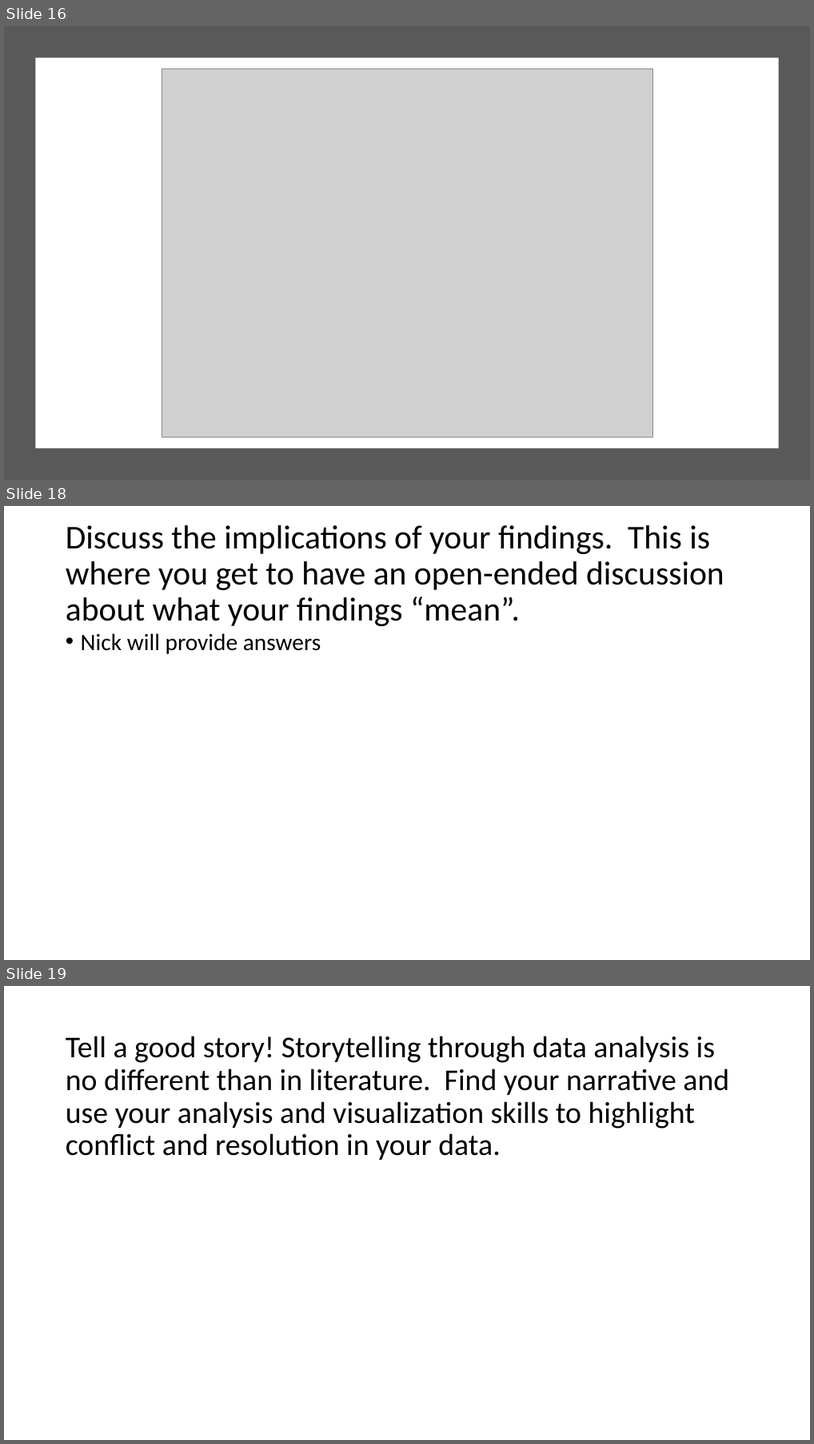
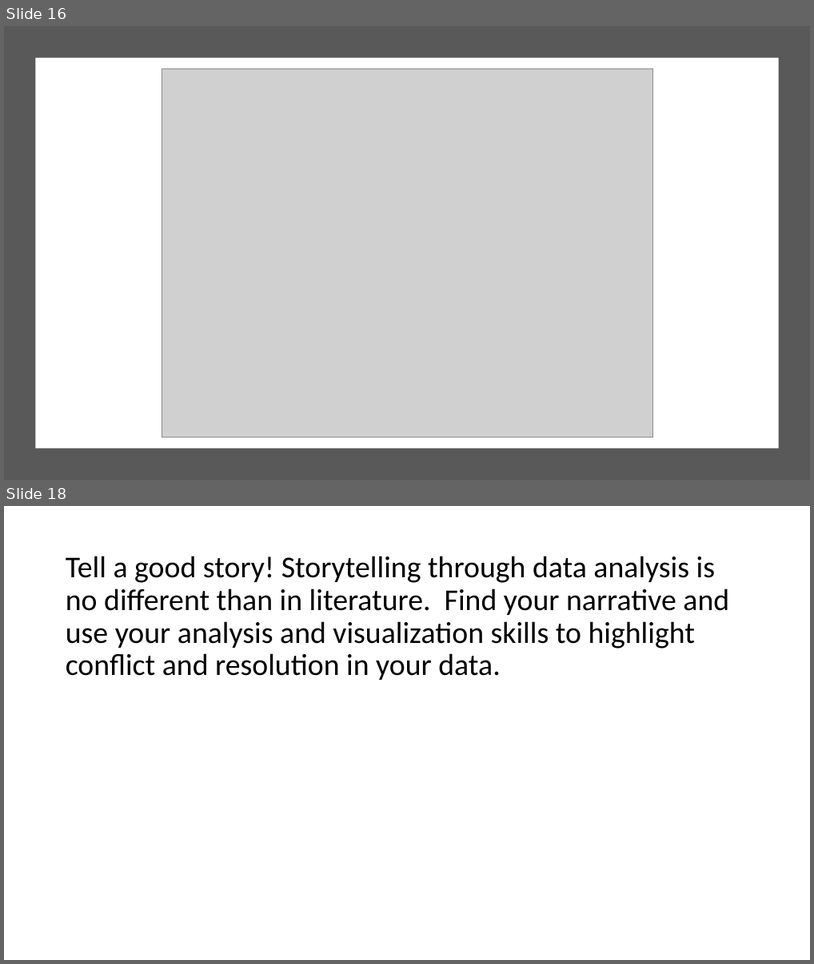
Before and after one commit to nicholasiii/GroupAssignement1, a slide deck: Group 2.pptx. Shown one above the other, each under a label of ours: slides 16, 18 and 19 before the commit, slides 16 and 18 after it; the slides between them are not shown. The pictures are 814x1444 and 814x964 pixels, drawn with LibreOffice and Linux fonts; fonts in the diff are those of the drawing; grey boxes stand for pictures. Boxes give left, top, right and bottom in pixels: in the first picture for what was removed or moved away, otherwise in the second. Text is boxed around its words. In the diff, an @@ line names an element or a change of style, - is before the commit and + after.

```diff
--- a/Group 2.pptx
+++ b/Group 2.pptx
@@ slide 18 removed at <box>4,506,810,960</box>, background #FFFFFF @@
@@ title removed at <box>66,525,725,626</box> @@
-Discuss the implications of your findings. This is where you get to have an open-ended discussion about what your findings “mean”.
@@ text removed at <box>81,633,321,654</box> @@
-• Nick will provide answers
@@ what was slide 19 is now slide 18 @@
```
Also in this commit, not shown: 3 slides changed, 3 slides added, 3 other slides removed, 4 other files.
